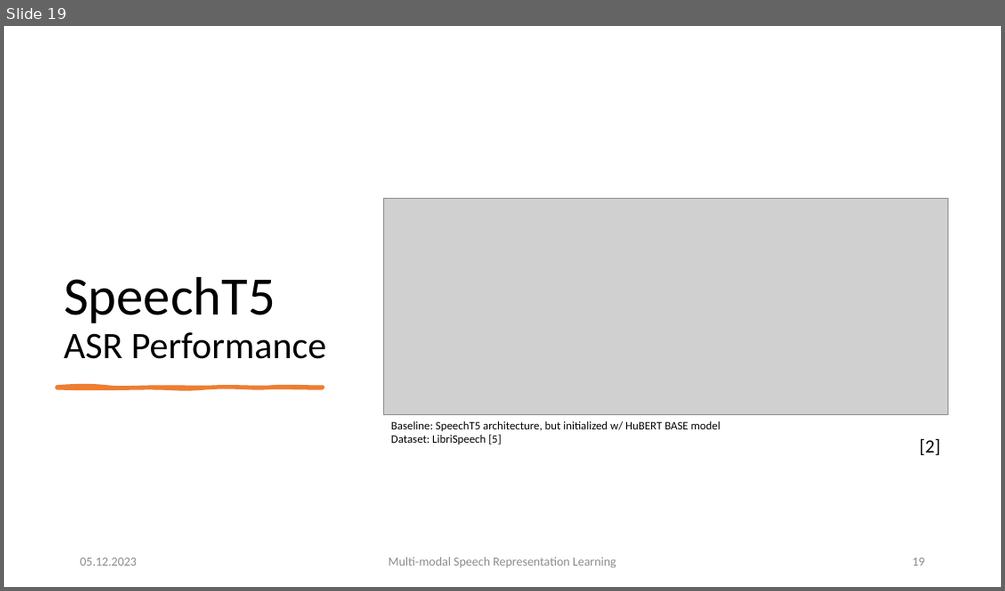
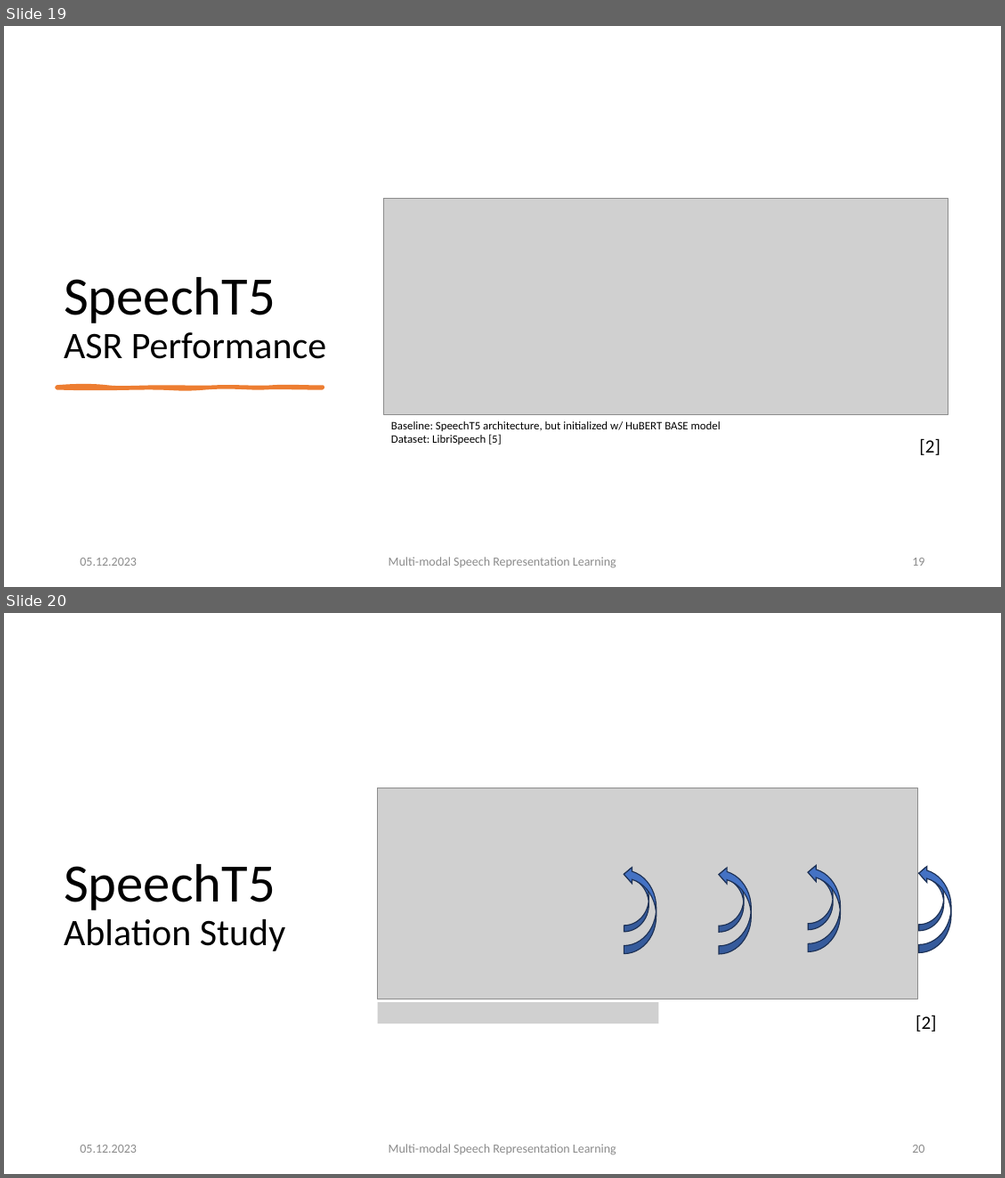
Before and after one commit to carlos-schmidt/nn-seminar, a slide deck: presentation.pptx. Shown one above the other, each under a label of ours: slide 19 before the commit, slides 19 and 20 after it. The pictures are 1005x591 and 1005x1178 pixels, drawn with LibreOffice and Linux fonts; fonts in the diff are those of the drawing; grey boxes stand for pictures. Boxes give left, top, right and bottom in pixels: in the first picture for what was removed or moved away, otherwise in the second. Text is boxed around its words. In the diff, an @@ line names an element or a change of style, - is before the commit and + after.

Commit message:
Add some ablation studies

```diff
--- a/presentation.pptx
+++ b/presentation.pptx
@@ slide 20 added at box(4, 613, 1001, 1174), background #FFFFFF @@
@@ picture added at box(378, 788, 919, 999) @@
@@ title added at box(64, 864, 285, 951), 36 pt, text #000000 @@
+SpeechT5
+Ablation Study
@@ curved right arrow added at box(624, 868, 648, 932), fill #4472C4, outline #1E3256 1 pt @@
@@ curved right arrow added at box(624, 866, 656, 953), fill #4472C4, outline #1E3256 1 pt @@
@@ curved right arrow added at box(719, 868, 744, 932), fill #4472C4, outline #1E3256 1 pt @@
@@ curved right arrow added at box(719, 867, 751, 954), fill #4472C4, outline #1E3256 1 pt @@
@@ curved right arrow added at box(808, 866, 833, 929), fill #4472C4, outline #1E3256 1 pt @@
@@ curved right arrow added at box(808, 864, 840, 952), fill #4472C4, outline #1E3256 1 pt @@
@@ curved right arrow added at box(919, 868, 944, 931), fill #4472C4, outline #1E3256 1 pt @@
@@ curved right arrow added at box(919, 865, 952, 952), fill #4472C4, outline #1E3256 1 pt @@
@@ picture added at box(378, 1002, 659, 1023) @@
@@ text added at box(915, 1014, 936, 1031), 18 pt, text #000000 @@
+[2]
@@ text added at box(80, 1144, 137, 1152), 12 pt, text #8C8C8C @@
+05.12.2023
@@ text added at box(388, 1143, 616, 1155), 12 pt, text #8C8C8C @@
+Multi-modal Speech Representation Learning
@@ page number added at box(912, 1144, 924, 1152), 12 pt, text #8C8C8C @@
+20
```
Also in this commit, not shown: 14 slides changed, 2 other slides added.
